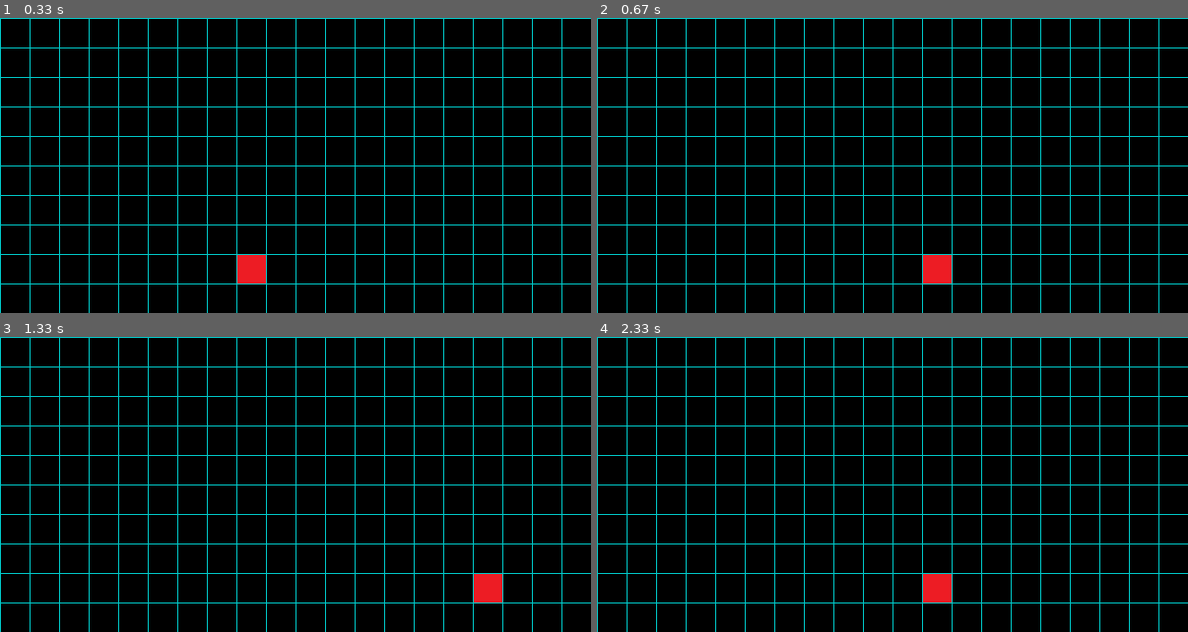
Above: before the commit, frames 1-4 (two rows, left to right).
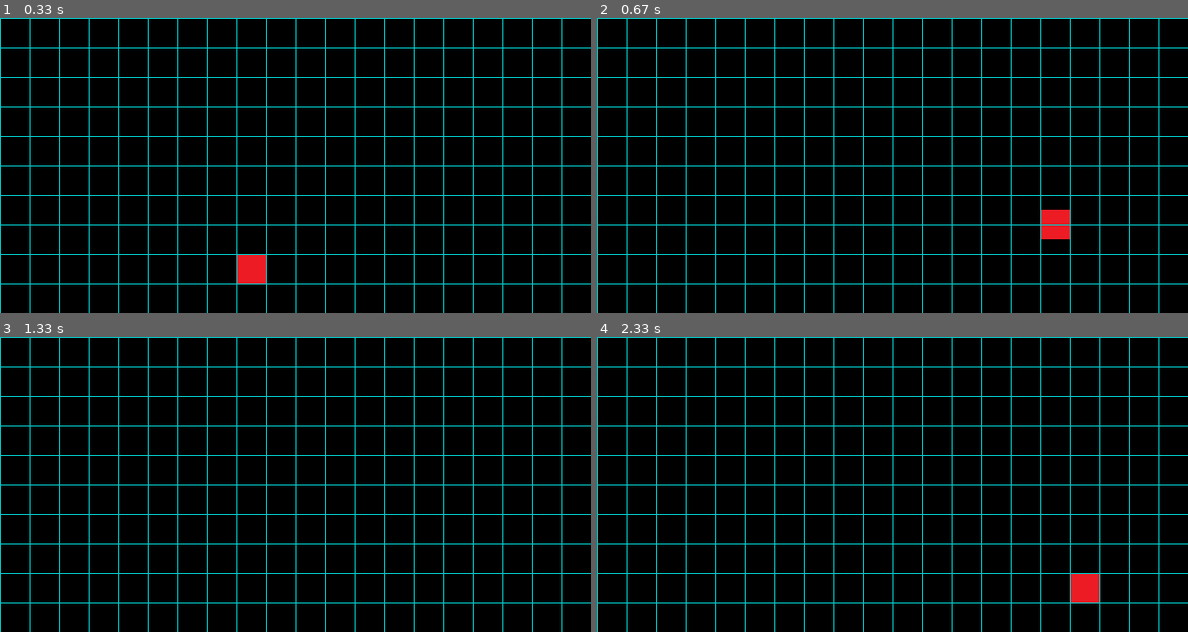
Above: after the commit, the same moments.

Repository: KechuXIV/JumperPY
Game: pygame game, started from Jumper.UI/main.py
The game is run twice, just before and just after one commit, with the same random seed, the same clock (stepped at 60 frames per second) and the same inputs. The source is Python 2; it was converted automatically to run under Python 3.
Inputs:
- Up to frame 1 (0.33 s): no input
- Up to frame 2 (0.67 s): hold Space from 0.33 s (still down); hold D from 0.33 s (still down)
- Up to frame 3 (1.33 s): release Space at 0.8 s; release D at 0.8 s; hold D 0.83-1.3 s
- Up to frame 4 (2.33 s): hold A from 1.83 s (still down)

Frame 1 is identical in both runs. In frame 2, 0.9% of the frame differs, in the area x 55-80%, y 65-90%; in frame 3, 0.5%; in frame 4, 0.9%.

Commit message:
Implementacion de circuito de salto

Diff:
--- a/Jumper.Core/Potato.py
+++ b/Jumper.Core/Potato.py
@@ -10,22 +10,62 @@
 class Potato():
 
 	def __init__(self):
-		self.__velocidadEnX__ = 30
+		self.__SPEED__ = Point(30, 45)
+
 		self.ActualPosition = Point(30*8,30*8)
+		self.InitializeSprite()
+
+		self.isJumping = False
+		self.isGoingDown = False
+		self.maxJumping = self.__SPEED__.Y * 3
+		self.startJumpingCord = self.ActualPosition.Y
+
+
+	def GetSprite(self):
+		return self.__sprite__
+
+	def InitializeSprite(self):
 		self.__sprite__ = pygame.sprite.Sprite()
 		self.__sprite__.image = pygame.image.load(
 			os.path.join('..', 'Jumper.Core','Resources','redbox.png'))
-
 		self.__sprite__.rect = pygame.Rect(
 			(self.ActualPosition.X, self.ActualPosition.Y), (30, 30))
 
+	def Jump(self):
+		if(self.isJumping):
+			if(self.isGoingDown):
+				self.ActualPosition.Y += self.__SPEED__.Y
+			else:
+				self.ActualPosition.Y -= self.__SPEED__.Y
+
+			if(self.ActualPosition.Y <= self.maxJumping):
+				self.isGoingDown = True
+
+			if(self.ActualPosition.Y >= self.startJumpingCord):
+				self.ActualPosition.Y = self.startJumpingCord
+				self.isJumping = False
+				self.isGoingDown = False
+
+	def JumpInitialize(self):
+		if(not self.isJumping):
+			self.startJumpingCord = self.ActualPosition.Y
+			self.isJumping = True
+
 	def Motion(self, keysPressed):
 		if(Key.A in keysPressed):
-			self.ActualPosition.X -= self.__velocidadEnX__
+			self.ActualPosition.X -= self.__SPEED__.X
 		elif(Key.D in keysPressed):
-			self.ActualPosition.X += self.__velocidadEnX__
+			self.ActualPosition.X += self.__SPEED__.X
 
+		if(Key.Space in keysPressed):
+			self.JumpInitialize()
+
+		self.Jump()
+
+		return self.UpdateSpritePosition()
+
+	def UpdateSpritePosition(self):
 		self.__sprite__.rect.x = self.ActualPosition.X
+		self.__sprite__.rect.y = self.ActualPosition.Y
 
-	def GetSprite(self):
 		return self.__sprite__
--- a/Jumper.Test/PotatoTest.py
+++ b/Jumper.Test/PotatoTest.py
@@ -18,39 +18,78 @@
 
     def test_MovePotato(self):
         expectedPosition = self.potato.ActualPosition
-        key = []
+        keysPressed = []
 
-        self.potato.Motion(key)
+        self.potato.Motion(keysPressed)
 
         actualPosition = self.potato.ActualPosition
 
         self.assertEqual(expectedPosition, actualPosition)
 
     def test_MovePotatoLeft(self):
-        expectedPosition = Point(self.potato.ActualPosition.X - self.potato.__velocidadEnX__,
+        expectedPosition = Point(self.potato.ActualPosition.X - self.potato.__SPEED__.X,
             self.potato.ActualPosition.Y)
-        key = []
-        key.append(Key.A)
+        keysPressed = []
+        keysPressed.append(Key.A)
 
-        self.potato.Motion(key)
+        sprite = self.potato.Motion(keysPressed)
+
+        self.assertEqual(expectedPosition.X, sprite.rect.x)
+        self.assertEqual(expectedPosition.Y, sprite.rect.y)
+
+    def test_MovePotatoRight(self):
+        expectedPosition = Point(self.potato.ActualPosition.X + self.potato.__SPEED__.X,
+            self.potato.ActualPosition.Y)
+        keysPressed = []
+        keysPressed.append(Key.D)
+
+        sprite = self.potato.Motion(keysPressed)
+
+        self.assertEqual(expectedPosition.X, sprite.rect.x)
+        self.assertEqual(expectedPosition.Y, sprite.rect.y)
+
+    def test_MovePotatoJump(self):
+        expectedPosition = Point(self.potato.ActualPosition.X,
+            self.potato.ActualPosition.Y - self.potato.__SPEED__.Y)
+        keysPressed = []
+        keysPressed.append(Key.Space)
+
+        sprite = self.potato.Motion(keysPressed)
+
+        self.assertEqual(expectedPosition.X, sprite.rect.x)
+        self.assertEqual(expectedPosition.Y, sprite.rect.y)
+
+    def test_PotatoJumpCycle(self):
+        expectedPosition = Point(self.potato.ActualPosition.X,
+            self.potato.ActualPosition.Y)
+
+        self.potato.JumpInitialize()
+        for x in xrange(0,10):
+            self.potato.Jump()
 
         actualPosition = self.potato.ActualPosition
 
         self.assertEqual(expectedPosition.X, actualPosition.X)
         self.assertEqual(expectedPosition.Y, actualPosition.Y)
 
-    def test_MovePotatoRight(self):
-        expectedPosition = Point(self.potato.ActualPosition.X + self.potato.__velocidadEnX__,
-            self.potato.ActualPosition.Y)
-        key = []
-        key.append(Key.D)
+    def test_PotatoInitializeJumpWhenJumping(self):
+        self.potato.isJumping = True
+        expectedStartJumpingCord = self.potato.startJumpingCord
 
-        self.potato.Motion(key)
+        self.potato.JumpInitialize()
 
-        actualPosition = self.potato.ActualPosition
+        self.assertTrue(self.potato.isJumping)
+        self.assertEqual(expectedStartJumpingCord, self.potato.startJumpingCord)
 
-        self.assertEqual(expectedPosition.X, actualPosition.X)
-        self.assertEqual(expectedPosition.Y, actualPosition.Y)
+    def test_PotatoInitializeJumpWhenNotJumping(self):
+        self.potato.isJumping = False
+        expectedStartJumpingCord = 99
+        self.potato.ActualPosition.Y = expectedStartJumpingCord
+
+        self.potato.JumpInitialize()
+
+        self.assertTrue(self.potato.isJumping)
+        self.assertEqual(expectedStartJumpingCord, self.potato.startJumpingCord)
 
     def test_GetPotatoSprite(self):
         expectedPosition = self.potato.ActualPosition
--- a/Jumper.UI/main.py
+++ b/Jumper.UI/main.py
@@ -20,7 +20,7 @@
 
 clock = pygame.time.Clock()
 
-FPS = 10
+FPS = 20
 
 def CheckQuitEvent():
     for event in pygame.event.get():
@@ -61,8 +61,10 @@
 
 	if(keys[pygame.K_d]):
 		keysPressed.append(Key.D)
-	elif(keys[pygame.K_a]):
+	if(keys[pygame.K_a]):
 		keysPressed.append(Key.A)
+	if(keys[pygame.K_SPACE]):
+		keysPressed.append(Key.Space)
 
 	potato.Motion(keysPressed)
 
Not shown, changed: Jumper.Core/Potato.pyc
